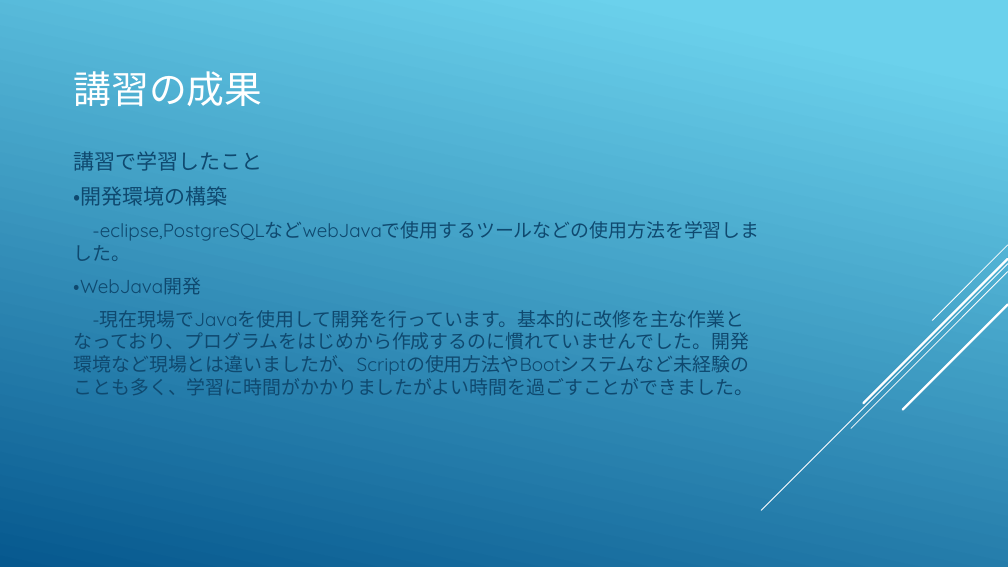
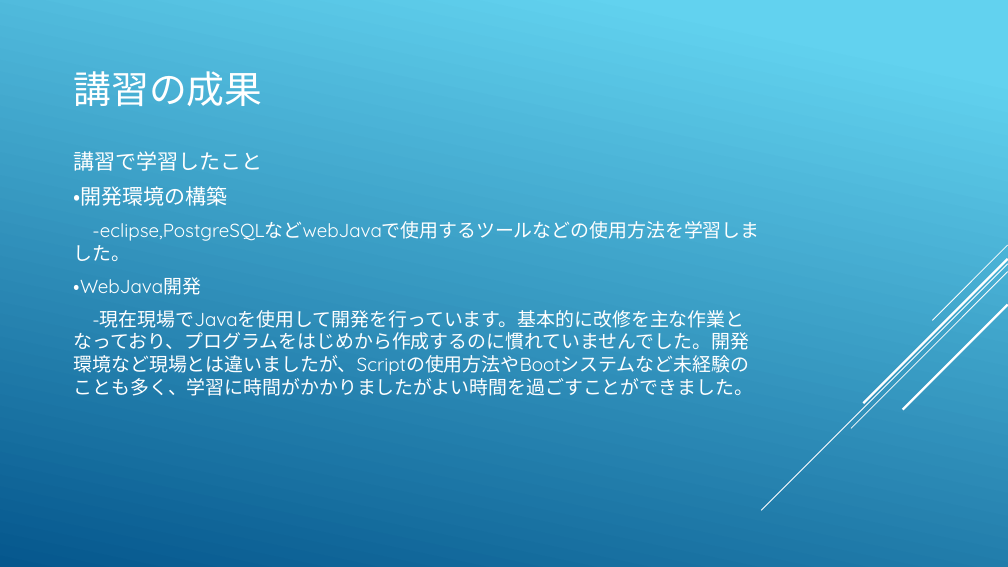
Before and after one commit to Kyuji0022/webjava_3, a slide deck: slide 5 of src/main/resources/虎の穴 2QWebJava初級.pptx. Drawn at 1008x567 pixels with LibreOffice and Linux fonts; fonts in the diff are those of the drawing. Boxes give left, top, right and bottom in pixels: in the first picture for what was removed or moved away, otherwise in the second. Text is boxed around its words. In the diff, an @@ line names an element or a change of style, - is before the commit and + after.

```diff
--- a/src/main/resources/虎の穴 2QWebJava初級.pptx
+++ b/src/main/resources/虎の穴 2QWebJava初級.pptx
@@ background gradient #6ED2EB to #06588E to gradient #62D2EF to #05578D @@
@@ text "講習で学習したこと" at bbox=[74, 151, 759, 396]: text colour #0F496F to #FFFFFF; less space between paragraphs @@
```
Also in this commit, not shown: 4 other slides changed.
